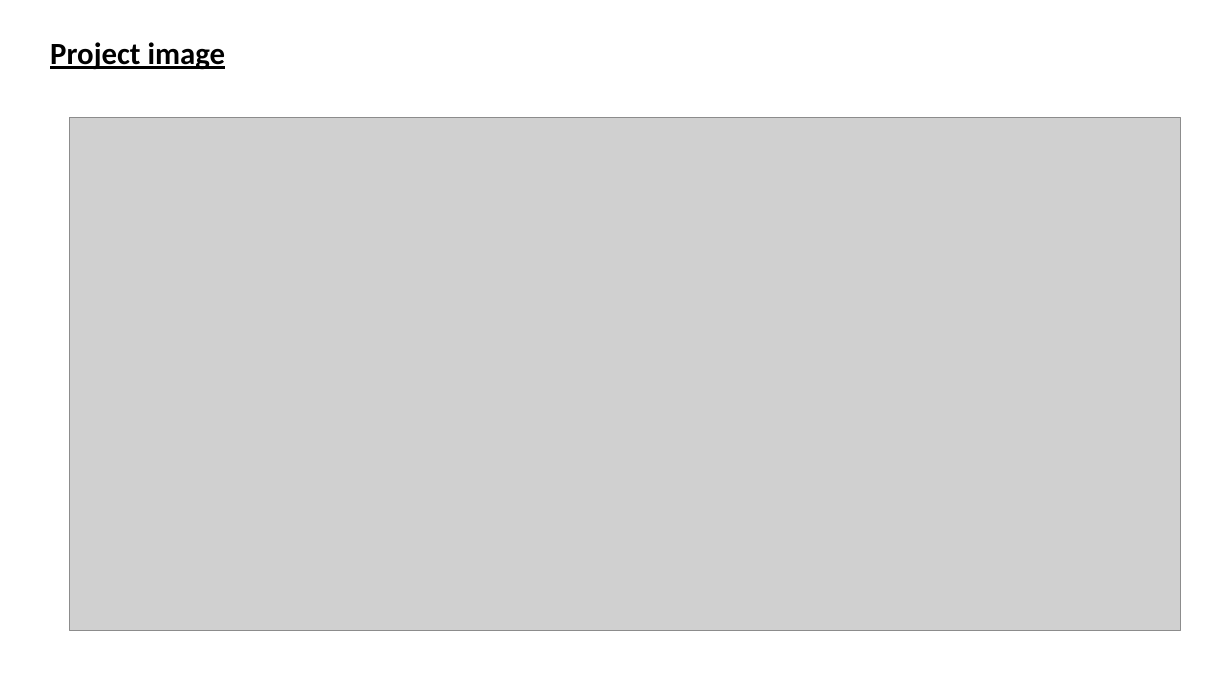
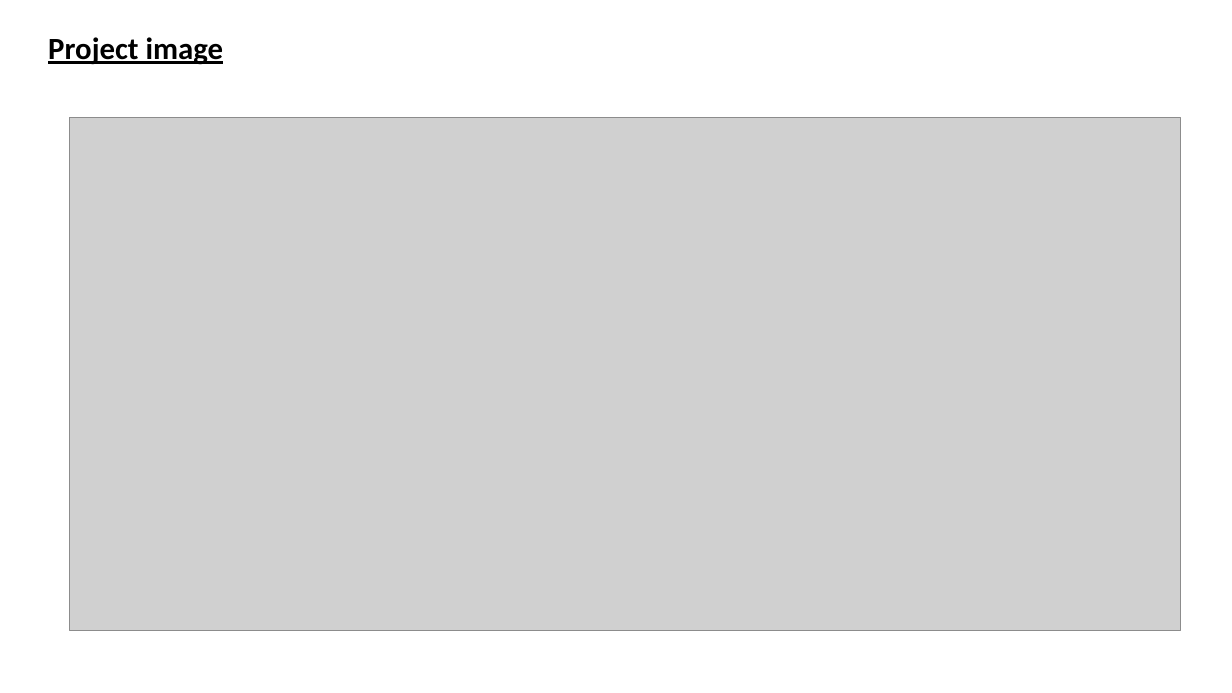
Before and after one commit to codecraftpython-dev/College-Admission-Agent, a slide deck: slide 8 of Project_Presentation_ppt.pptx. Drawn at 1232x693 pixels with LibreOffice and Linux fonts; fonts in the diff are those of the drawing; grey boxes stand for pictures. Boxes give left, top, right and bottom in pixels: in the first picture for what was removed or moved away, otherwise in the second. Text is boxed around its words. In the diff, an @@ line names an element or a change of style, - is before the commit and + after.

```diff
--- a/Project_Presentation_ppt.pptx
+++ b/Project_Presentation_ppt.pptx
@@ title "Project image": place and size @@
-title "Project image" at (50,42,226,70)
+title "Project image" at (48,37,224,65)
```
Also in this commit, not shown: 4 other slides changed, 1 other file.
